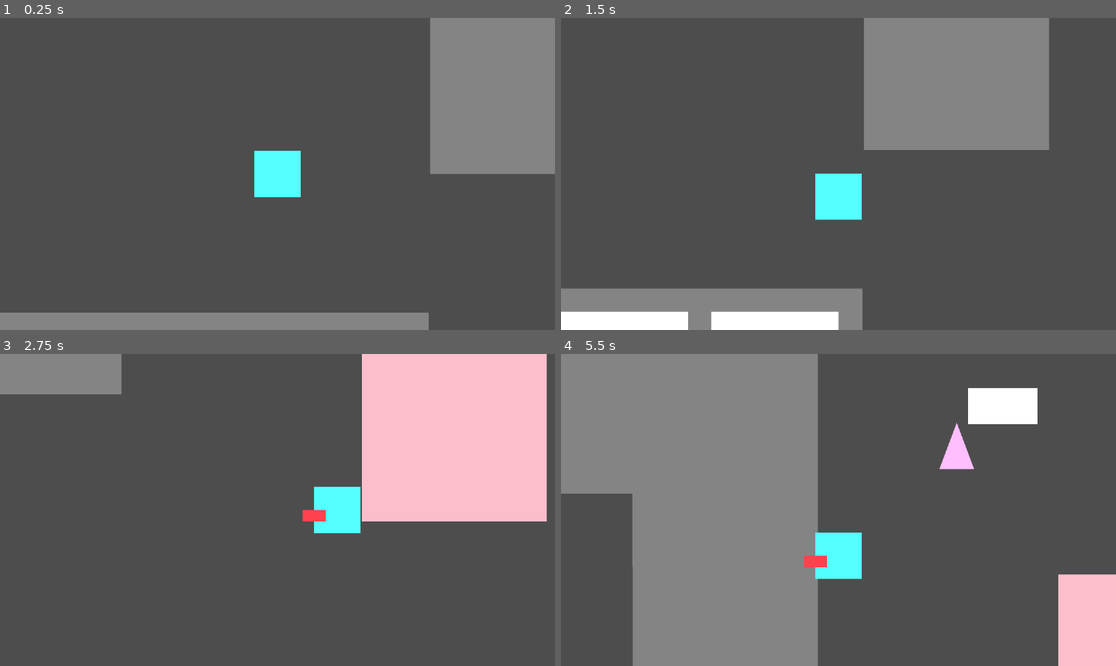
Above: before the commit, frames 1-4 (two rows, left to right).
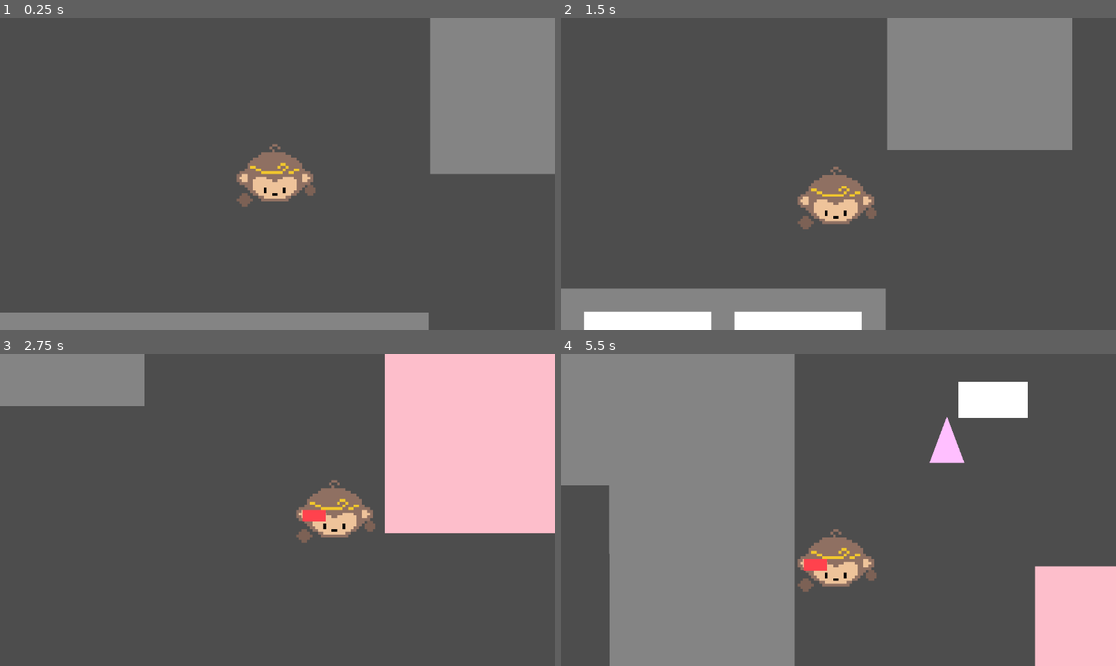
Above: after the commit, the same moments.

Repository: 127333hwy/ONYX-studio
Game: Godot game, scene res://prototype.tscn
Two runs of this game, one before a commit and one after it. Both use one fixed random seed, a clock stepped at 60 frames per second and the inputs below.
Inputs:
- Up to frame 1 (0.25 s): no input
- Up to frame 2 (1.5 s): tap Enter at 0.5 s; hold Right (move_right) 0.53-1.28 s; tap R (drop_item) at 0.6 s; hold Down (move_down) from 1.28 s (still down); tap E (interact) at 1.35 s
- Up to frame 3 (2.75 s): tap E (interact) at 2 s; release Down (move_down) at 2.03 s; hold Right (move_right) from 2.03 s (still down); tap R (drop_item) at 2.1 s
- Up to frame 4 (5.5 s): release Right (move_right) at 2.78 s; hold W (move_up) 2.78-3.53 s; tap E (interact) at 2.85, 4.35 s; hold Left (move_left) 3.53-5.03 s; tap R (drop_item) at 3.6, 5.1 s; tap Enter at 5 s; hold Down (move_down) from 5.03 s (still down)

The runs differ from the first frame. In frame 1, 1.8% of the frame differs, in the area x 42-57%, y 40-61%; in frame 2, 6.9%; in frame 3, 7.3%; in frame 4, 11%, in the area x 0-100%, y 0-100%.

Commit message:
imported character sprite

Diff:
--- a/player.tscn
+++ b/player.tscn
@@ -1,18 +1,48 @@
-[gd_scene load_steps=3 format=3 uid="uid://qex813hye4h5"]
+[gd_scene load_steps=8 format=3 uid="uid://qex813hye4h5"]
 
-[ext_resource type="Script" path="res://player.gd" id="1_rdf1g"]
+[ext_resource type="Script" uid="uid://ban3g5oc2c738" path="res://player.gd" id="1_rdf1g"]
+[ext_resource type="Texture2D" uid="uid://c8fceqedak4is" path="res://Sprite-monkey-Sheet.png" id="2_onrkg"]
+
+[sub_resource type="AtlasTexture" id="AtlasTexture_i3pqv"]
+atlas = ExtResource("2_onrkg")
+region = Rect2(300, 0, 60, 40)
+
+[sub_resource type="AtlasTexture" id="AtlasTexture_hqtel"]
+atlas = ExtResource("2_onrkg")
+region = Rect2(60, 40, 60, 40)
+
+[sub_resource type="AtlasTexture" id="AtlasTexture_sweqy"]
+atlas = ExtResource("2_onrkg")
+region = Rect2(180, 0, 60, 40)
+
+[sub_resource type="SpriteFrames" id="SpriteFrames_4flbx"]
+animations = [{
+"frames": [{
+"duration": 1.0,
+"texture": SubResource("AtlasTexture_i3pqv")
+}, {
+"duration": 1.0,
+"texture": SubResource("AtlasTexture_hqtel")
+}, {
+"duration": 1.0,
+"texture": SubResource("AtlasTexture_sweqy")
+}],
+"loop": true,
+"name": &"default",
+"speed": 5.0
+}]
 
 [sub_resource type="RectangleShape2D" id="RectangleShape2D_bl31m"]
-size = Vector2(93.0909, 60.8004)
+size = Vector2(186.1818, 91.19997)
 
 [node name="CharacterBody2D" type="CharacterBody2D" groups=["player"]]
 script = ExtResource("1_rdf1g")
 
-[node name="Polygon2D" type="Polygon2D" parent="."]
-position = Vector2(547, 277.894)
-scale = Vector2(0.125, 0.210528)
-color = Color(0.333333, 1, 1, 1)
-polygon = PackedVector2Array(552, 200, 808, 200, 808, 352, 552, 352, 552, 208)
+[node name="AnimatedSprite2D" type="AnimatedSprite2D" parent="."]
+texture_filter = 1
+position = Vector2(632, 336)
+scale = Vector2(1.89, 1.89)
+sprite_frames = SubResource("SpriteFrames_4flbx")
 
 [node name="CollisionShape2D" type="CollisionShape2D" parent="."]
 position = Vector2(632, 336)
--- a/project.godot
+++ b/project.godot
@@ -16,7 +16,7 @@
 
 config/name="ONYX Project"
 run/main_scene="res://prototype.tscn"
-config/features=PackedStringArray("4.3", "Forward Plus")
+config/features=PackedStringArray("4.5", "Forward Plus")
 config/icon="res://icon.svg"
 
 [input]
Binary file added: Sprite-monkey-Sheet.ase
Binary file added: Sprite-monkey-Sheet.png
Not shown, added: Sprite-monkey-Sheet.png.import
Not shown, added: .DS_Store
